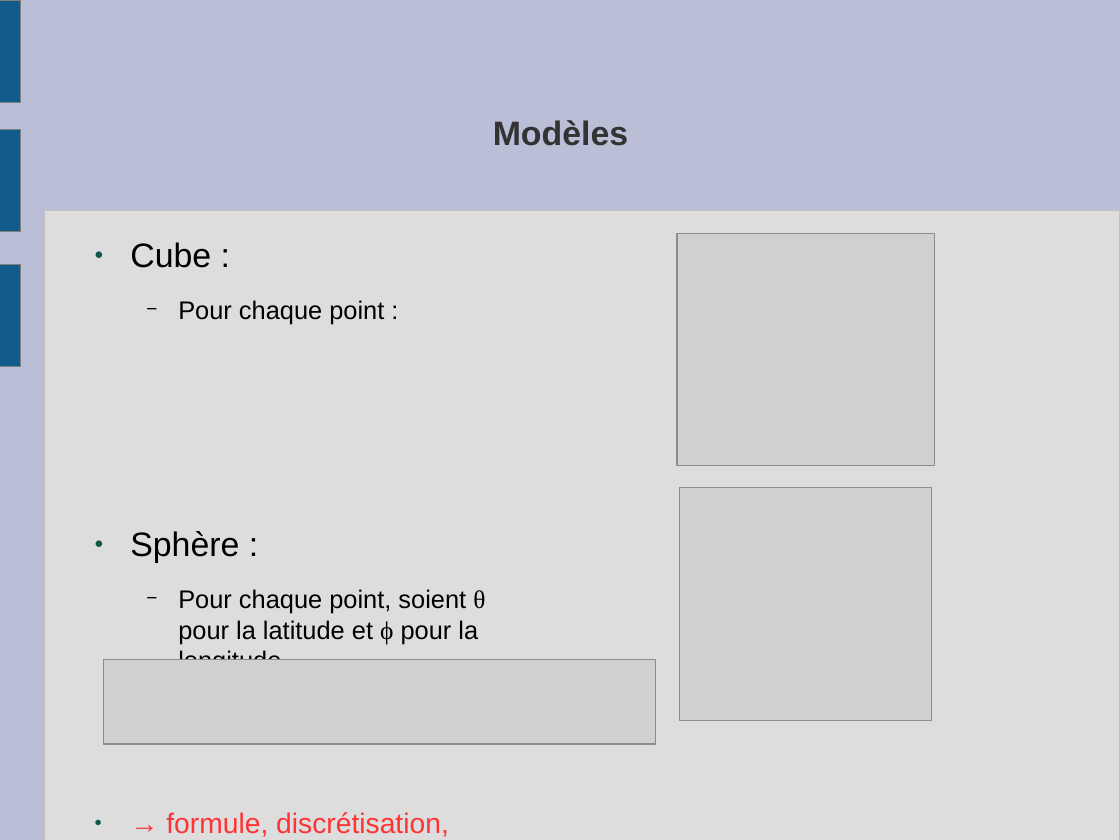
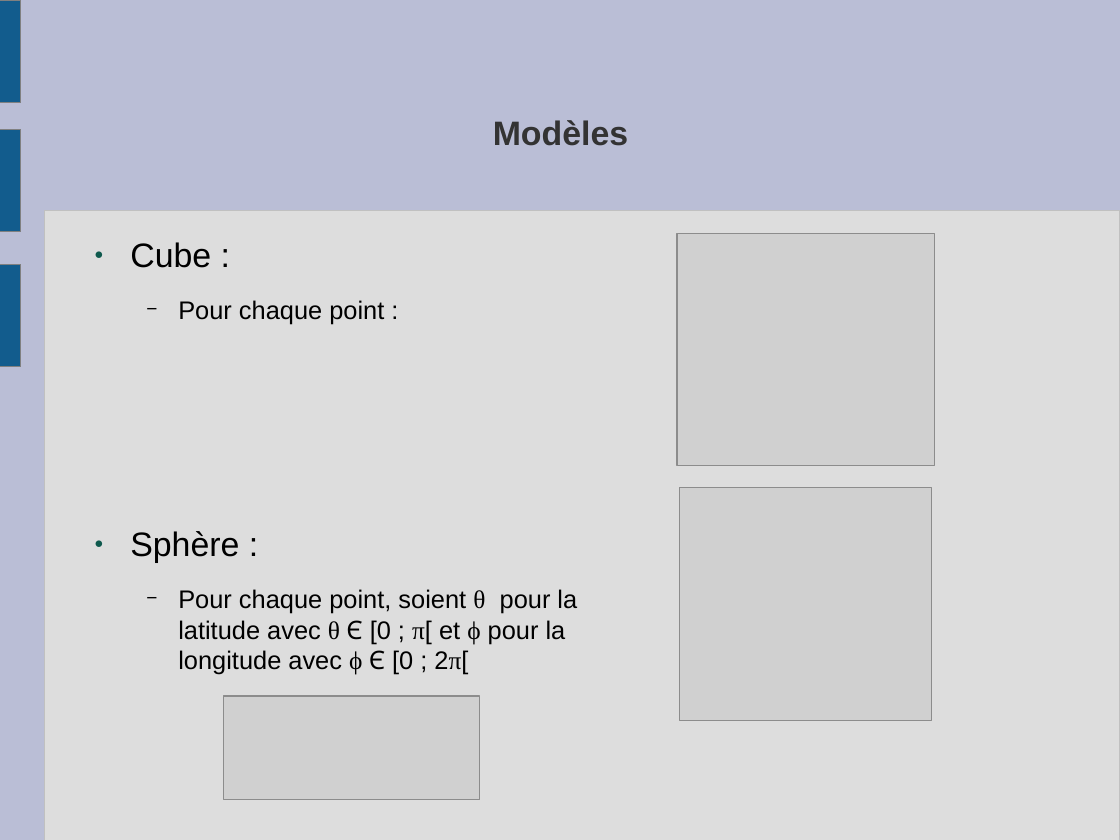
Before and after one commit to slvrgauthier/OpenSculpt, a slide deck: slide 11 of Documentation/Soutenance.odp. Drawn at 1120x840 pixels with LibreOffice and Linux fonts; fonts in the diff are those of the drawing; grey boxes stand for pictures. Boxes give left, top, right and bottom in pixels: in the first picture for what was removed or moved away, otherwise in the second. Text is boxed around its words. In the diff, an @@ line names an element or a change of style, - is before the commit and + after.

```diff
--- a/Documentation/Soutenance.odp
+++ b/Documentation/Soutenance.odp
@@ text at [178,589,577,675]: text changed @@
-  − Pour chaque point, soient θ pour la latitude et ϕ pour la longitude.
-● → formule, discrétisation, extensible
+  − Pour chaque point, soient θ pour la latitude avec θ Є [0 ; π[ et ϕ pour la longitude avec ϕ Є [0 ; 2π[
@@ picture: place and size @@
-picture at [104,660,657,744]
+picture at [224,696,480,800]
```
Also in this commit, not shown: 1 other slide changed, 1 slide added.
